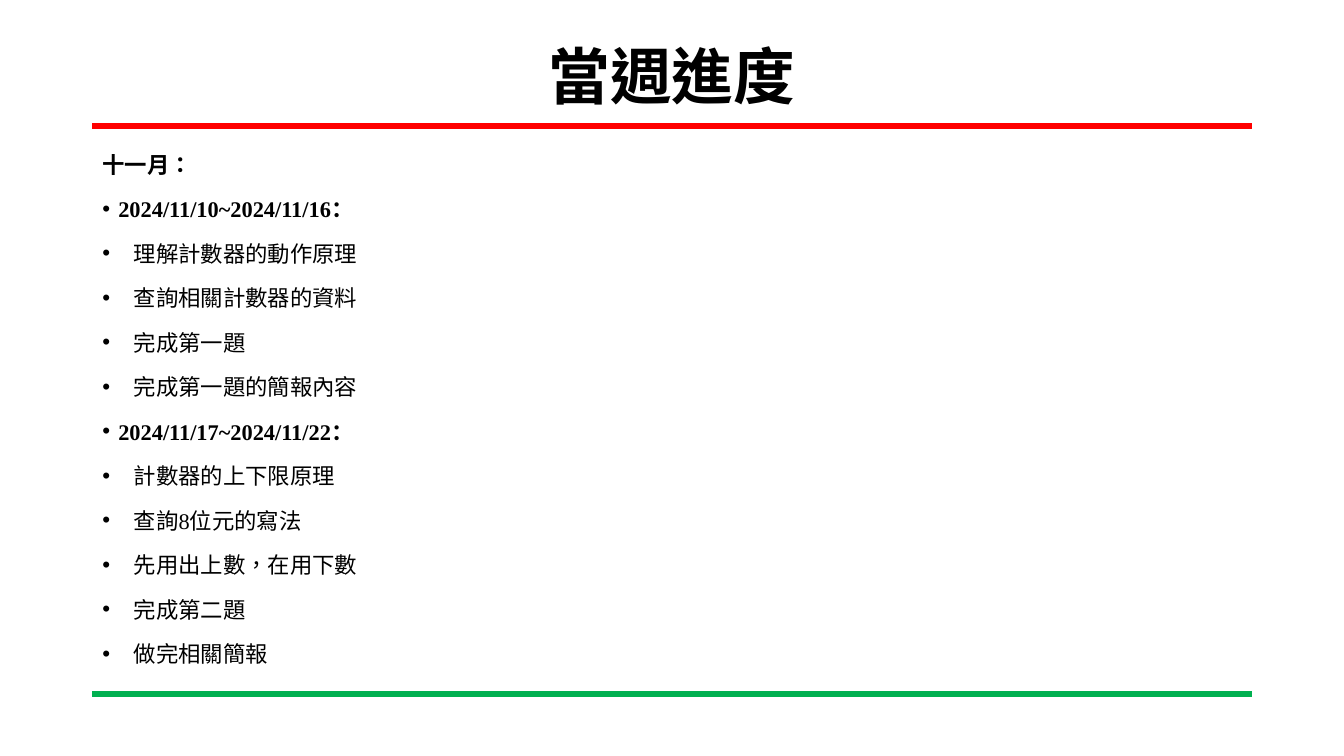
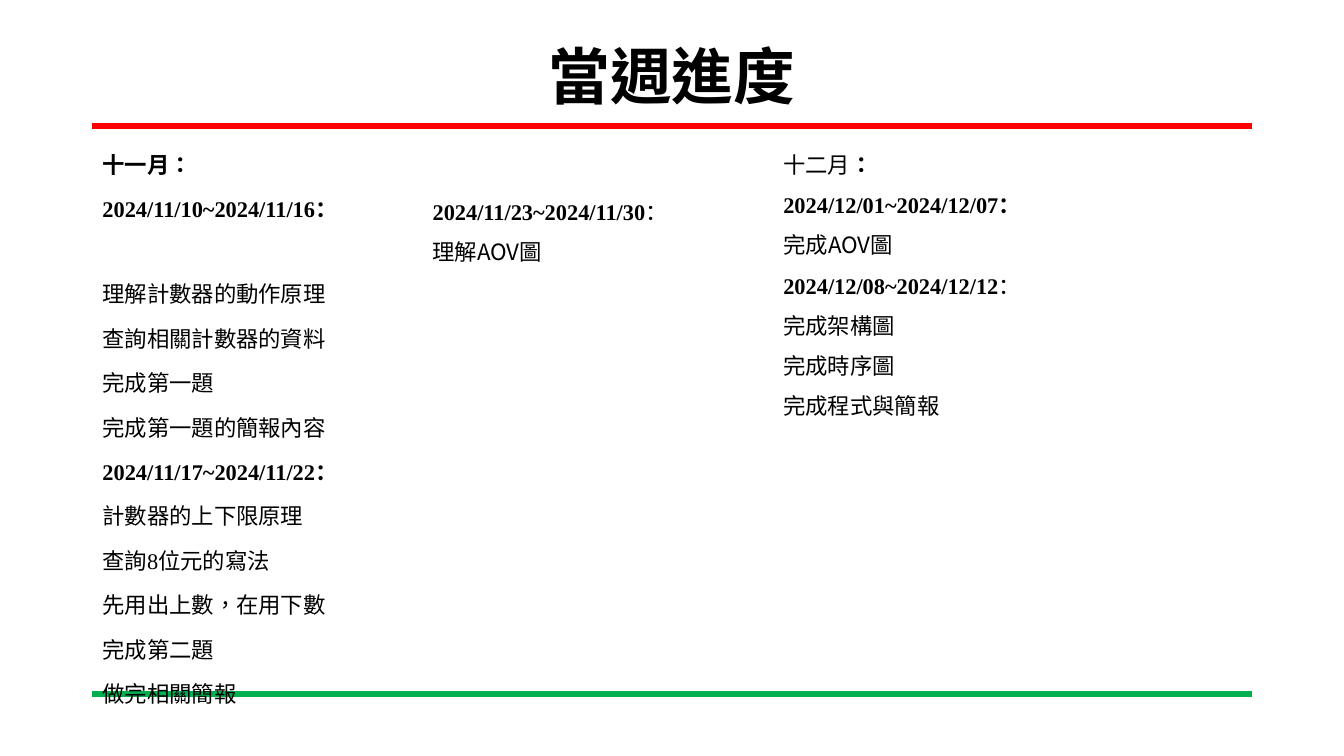
Before and after one commit to wsy0331/SOC-Lab, a slide deck: slide 3 of 專案進度報告_吳紹郁_20241213.pptx. Drawn at 1344x756 pixels with LibreOffice and Linux fonts; fonts in the diff are those of the drawing; background and template pictures are left out. Boxes give left, top, right and bottom in pixels: in the first picture for what was removed or moved away, otherwise in the second. Text is boxed around its words. In the diff, an @@ line names an element or a change of style, - is before the commit and + after.

Commit message:
第三題簡報
修改簡報內容並完成

```diff
--- a/專案進度報告_吳紹郁_20241213.pptx
+++ b/專案進度報告_吳紹郁_20241213.pptx
@@ text added at (x1=783, y1=154, x2=1021, y2=416), 16 pt, text #000000, bold @@
+十二月：
+2024/12/01~2024/12/07：
+完成AOV圖
+2024/12/08~2024/12/12：
+完成架構圖
+完成時序圖
+完成程式與簡報
@@ text at (x1=102, y1=202, x2=337, y2=704): bullet • to none @@
@@ text added at (x1=433, y1=205, x2=668, y2=262), 16 pt, text #000000, bold @@
+2024/11/23~2024/11/30：
+理解AOV圖
```
Also in this commit, not shown: 11 other slides changed, 2 slides added, 7 slides removed.
